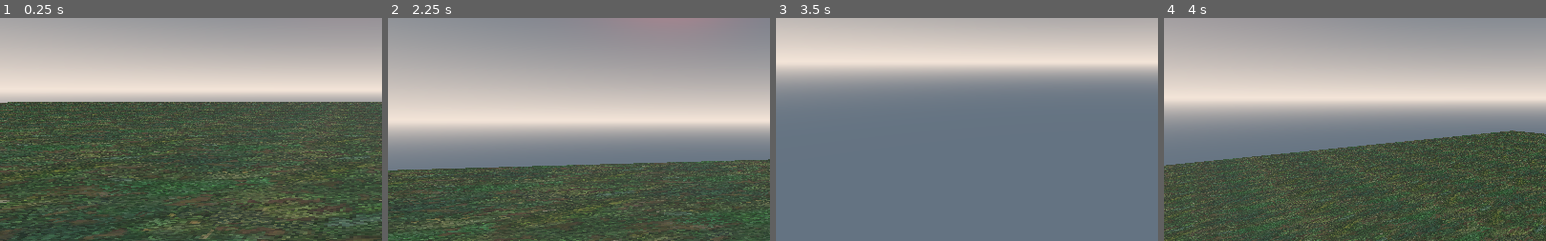
Above: before the commit, frames 1-4 (left to right).
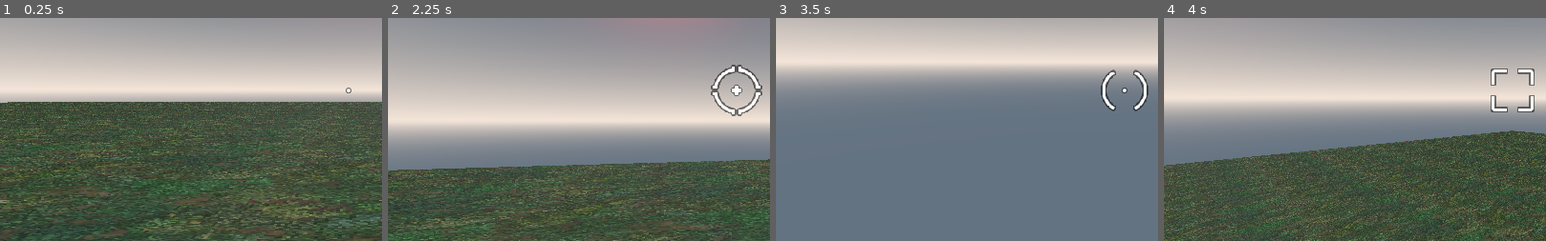
Above: after the commit, the same moments.

Repository: steventuckness/FPS-Course
Game: Godot game, scene res://World.tscn
Same seed, same stepped clock (60 frames per second), same inputs: the game is played once before the commit and once after it.
Inputs (mouse positions are % of the whole screen's width and height, from its top left):
- Up to frame 1 (0.25 s): no input
- Up to frame 2 (2.25 s): tap Enter at 0.5 s; move the mouse to (55, 50) at 0.52 s; press the mouse at (55, 50) at 0.53 s; hold W (move_forwards) from 0.53 s (still down); tap Space (jump) at 0.77, 1.52 s; move the mouse to (45, 50) at 1.27 s; release the mouse at (45, 50) at 1.28 s; tap 1 at 1.35 s; move the mouse to (52, 48) at 2.02 s; tap 2 at 2.1 s
- Up to frame 3 (3.5 s): keep holding W (move_forwards); move the mouse to (49, 52) at 2.77 s; tap 3 at 2.85 s; tap Space (jump) at 3.02 s
- Up to frame 4 (4 s): keep holding W (move_forwards); tap R (restart) at 3.5 s; move the mouse to (57, 51) at 3.52 s; tap 4 at 3.6 s; tap Space (jump) at 3.77 s
The pictures show only the part of the screen within x 4-54%, y 34-84%; the shares and areas given below are measured in that part.

The runs differ from the first frame. In frame 1, less than 0.1% of the frame differs, in the area x 90-92%, y 31-34%; in frame 2, 1.1%, in the area x 84-98%, y 20-45%; in frame 3, 0.7%; in frame 4, 0.8%.

Commit message:
Section 3: Adding Crosshairs

Diff:
--- a/characters/player/Player.tscn
+++ b/characters/player/Player.tscn
@@ -16,6 +16,10 @@
 [ext_resource path="res://weapons/DamageArea.tscn" type="PackedScene" id=14]
 [ext_resource path="res://effects/raw_assets/muzzleflash2.glb" type="PackedScene" id=15]
 [ext_resource path="res://weapons/RocketSpawner.tscn" type="PackedScene" id=16]
+[ext_resource path="res://weapons/crosshair/crosshair026.png" type="Texture" id=17]
+[ext_resource path="res://weapons/crosshair/crosshair066.png" type="Texture" id=18]
+[ext_resource path="res://weapons/crosshair/crosshair065.png" type="Texture" id=19]
+[ext_resource path="res://weapons/crosshair/crosshair001.png" type="Texture" id=20]
 
 [sub_resource type="CapsuleShape" id=1]
 radius = 0.5
@@ -219,7 +223,6 @@
 
 [node name="Machete" type="Spatial" parent="Camera/WeaponManager/Weapons"]
 transform = Transform( 1, 0, 0, 0, 1, 0, 0, 0, 1, 0.0941158, -0.00536799, 0.326388 )
-visible = false
 script = ExtResource( 10 )
 damage = 10
 ammo = -1
@@ -241,6 +244,20 @@
 
 [node name="DamageArea" parent="Camera/WeaponManager/Weapons/Machete/BulletEmitters" instance=ExtResource( 14 )]
 transform = Transform( 1, 0, 0, 0, 1, 0, 0, 0, 1, 0, 0.0678976, -0.605238 )
+
+[node name="Crosshair" type="TextureRect" parent="Camera/WeaponManager/Weapons/Machete"]
+anchor_left = 0.5
+anchor_top = 0.5
+anchor_right = 0.5
+anchor_bottom = 0.5
+margin_left = -36.0
+margin_top = -36.0
+margin_right = 36.0
+margin_bottom = 36.0
+texture = ExtResource( 20 )
+__meta__ = {
+"_edit_use_anchors_": false
+}
 
 [node name="MachineGun" type="Spatial" parent="Camera/WeaponManager/Weapons"]
 transform = Transform( 1, 0, 0, 0, 1, 0, 0, 0, 1, 0.0903462, 0.0104079, 0.298873 )
@@ -276,6 +293,20 @@
 [node name="HitScanBulletEmitter" parent="Camera/WeaponManager/Weapons/MachineGun/BulletEmitters" instance=ExtResource( 9 )]
 transform = Transform( 1, 0, 0, 0, 1, 0, 0, 0, 1, 0, 0.0316734, -0.114626 )
 
+[node name="Crosshair" type="TextureRect" parent="Camera/WeaponManager/Weapons/MachineGun"]
+anchor_left = 0.5
+anchor_top = 0.5
+anchor_right = 0.5
+anchor_bottom = 0.5
+margin_left = -36.0
+margin_top = -36.0
+margin_right = 36.0
+margin_bottom = 36.0
+texture = ExtResource( 19 )
+__meta__ = {
+"_edit_use_anchors_": false
+}
+
 [node name="Shotgun" type="Spatial" parent="Camera/WeaponManager/Weapons"]
 transform = Transform( 1, 0, 0, 0, 1, 0, 0, 0, 1, 0.0922061, 0, 0.318275 )
 visible = false
@@ -321,8 +352,23 @@
 [node name="HitScanBulletEmitter5" parent="Camera/WeaponManager/Weapons/Shotgun/BulletEmitters" instance=ExtResource( 9 )]
 transform = Transform( 0.996195, 0, 0.0871557, 0, 1, 0, -0.0871557, 0, 0.996195, 0, 0.0122293, -0.122796 )
 
+[node name="Crosshair" type="TextureRect" parent="Camera/WeaponManager/Weapons/Shotgun"]
+anchor_left = 0.5
+anchor_top = 0.5
+anchor_right = 0.5
+anchor_bottom = 0.5
+margin_left = -36.0
+margin_top = -36.0
+margin_right = 36.0
+margin_bottom = 36.0
+texture = ExtResource( 18 )
+__meta__ = {
+"_edit_use_anchors_": false
+}
+
 [node name="RocketLauncher" type="Spatial" parent="Camera/WeaponManager/Weapons"]
 transform = Transform( 1, 0, 0, 0, 1, 0, 0, 0, 1, 0.11557, 0.0445356, 0.30785 )
+visible = false
 script = ExtResource( 10 )
 
 [node name="Graphics" type="Spatial" parent="Camera/WeaponManager/Weapons/RocketLauncher"]
@@ -347,6 +393,20 @@
 [node name="BulletEmitters" type="Spatial" parent="Camera/WeaponManager/Weapons/RocketLauncher"]
 
 [node name="RocketSpawner" parent="Camera/WeaponManager/Weapons/RocketLauncher/BulletEmitters" instance=ExtResource( 16 )]
+
+[node name="Crosshair" type="TextureRect" parent="Camera/WeaponManager/Weapons/RocketLauncher"]
+anchor_left = 0.5
+anchor_top = 0.5
+anchor_right = 0.5
+anchor_bottom = 0.5
+margin_left = -36.0
+margin_top = -36.0
+margin_right = 36.0
+margin_bottom = 36.0
+texture = ExtResource( 17 )
+__meta__ = {
+"_edit_use_anchors_": false
+}
 
 [node name="FirePoint" type="Spatial" parent="Camera"]
 
--- a/weapons/Weapon.gd
+++ b/weapons/Weapon.gd
@@ -65,7 +65,9 @@
 
 func set_active():
 	show()
+	$Crosshair.show()
 
 func set_inactive():
 	anim_player.play("idle")
 	hide()
+	$Crosshair.hide()
Not shown: 1 places in characters/player/Player.tscn that only renumber resources
Binary file added: weapons/crosshair/crosshair001.png
Not shown, added: weapons/crosshair/crosshair001.png.import
Binary file added: weapons/crosshair/crosshair026.png
Not shown, added: weapons/crosshair/crosshair026.png.import
Binary file added: weapons/crosshair/crosshair065.png
Not shown, added: weapons/crosshair/crosshair065.png.import
Binary file added: weapons/crosshair/crosshair066.png
Not shown, added: weapons/crosshair/crosshair066.png.import
